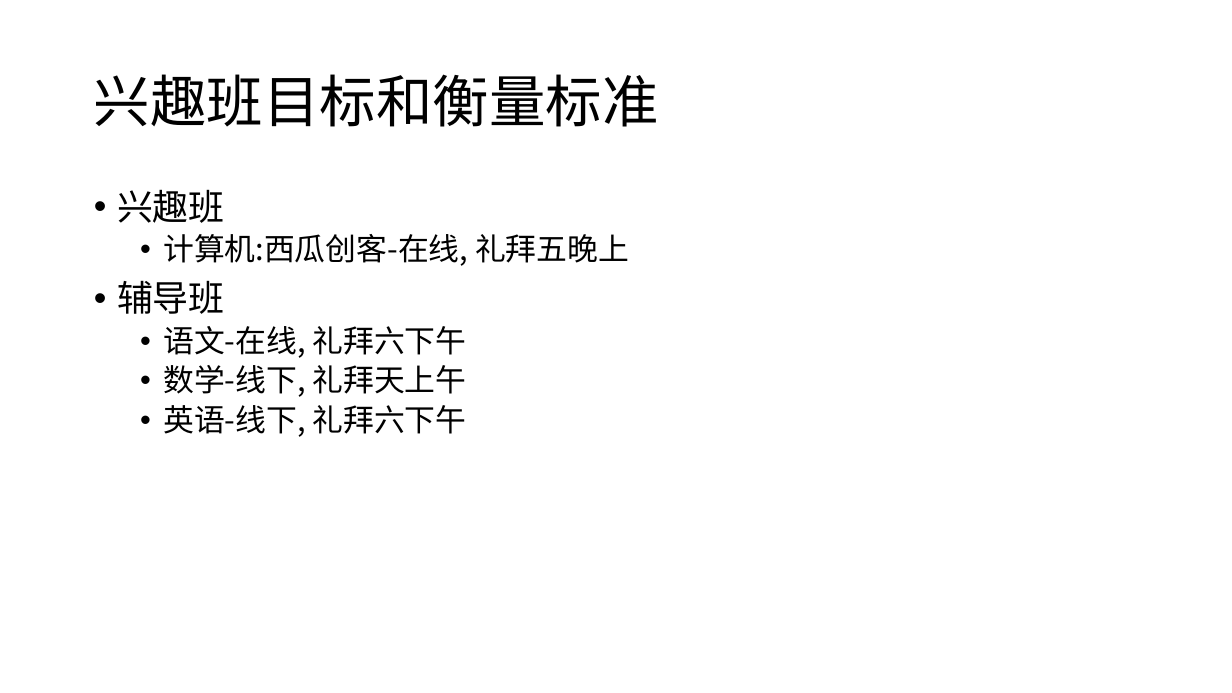
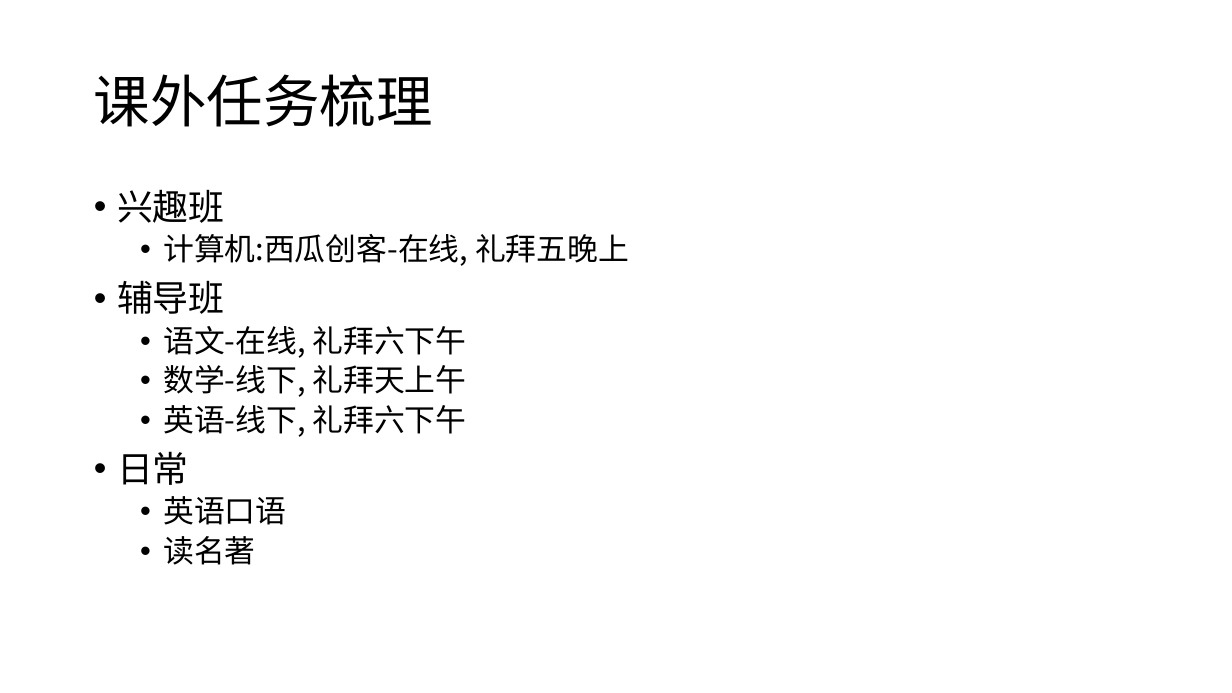
Before and after one commit to digoal/blog, a slide deck: slide 9 of 197001/20200222_01_doc_001.pptx (slide 11 before the commit). Drawn at 1232x693 pixels with LibreOffice and Linux fonts; fonts in the diff are those of the drawing. Boxes give left, top, right and bottom in pixels: in the first picture for what was removed or moved away, otherwise in the second. Text is boxed around its words. In the diff, an @@ line names an element or a change of style, - is before the commit and + after.

```diff
--- a/197001/20200222_01_doc_001.pptx
+++ b/197001/20200222_01_doc_001.pptx
@@ title at bbox=[94, 74, 433, 127]: text changed @@
-兴趣班目标和衡量标准
+课外任务梳理
@@ text at bbox=[117, 451, 286, 565]: paragraphs added @@
+• 日常
+  • 英语口语
+  • 读名著
```
Also in this commit, not shown: 1 slide removed, 1 other file.
